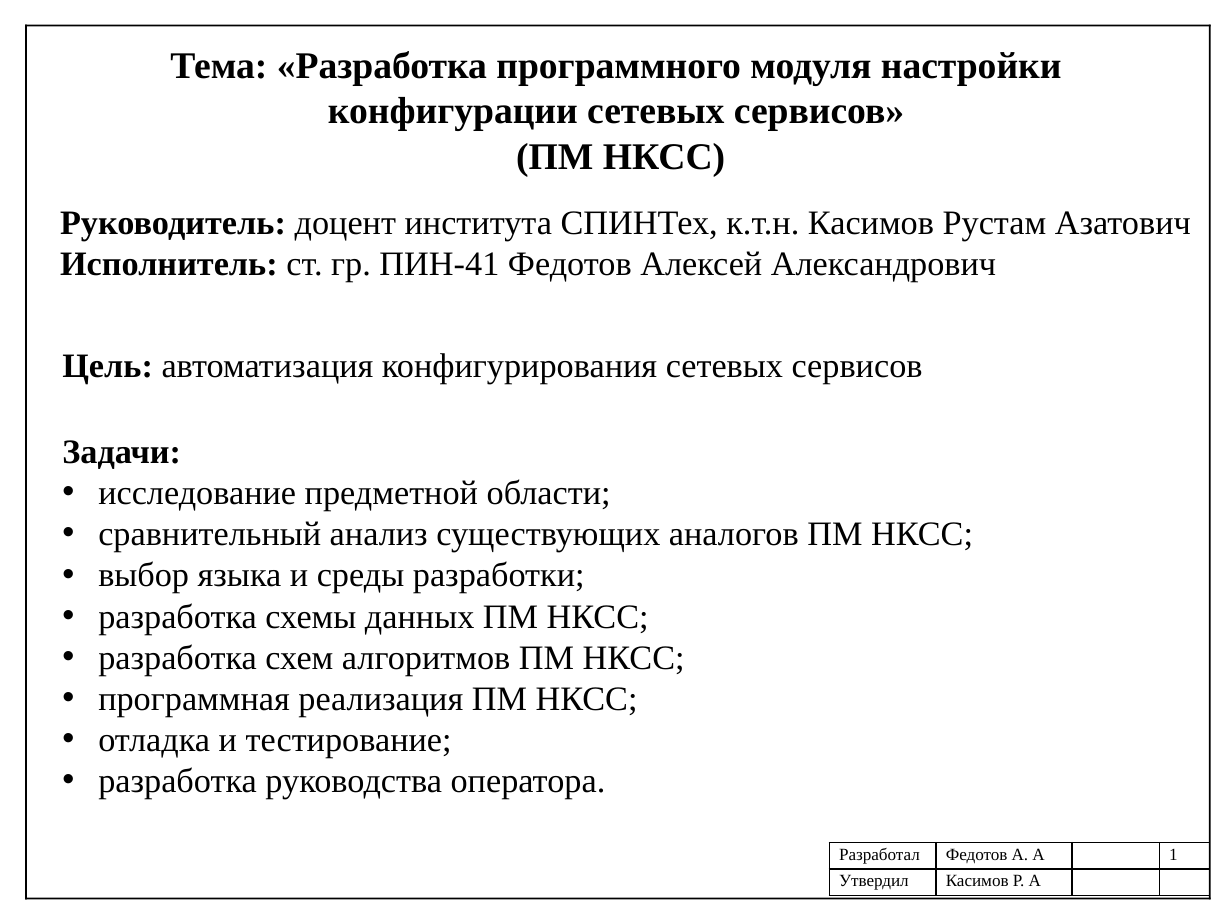
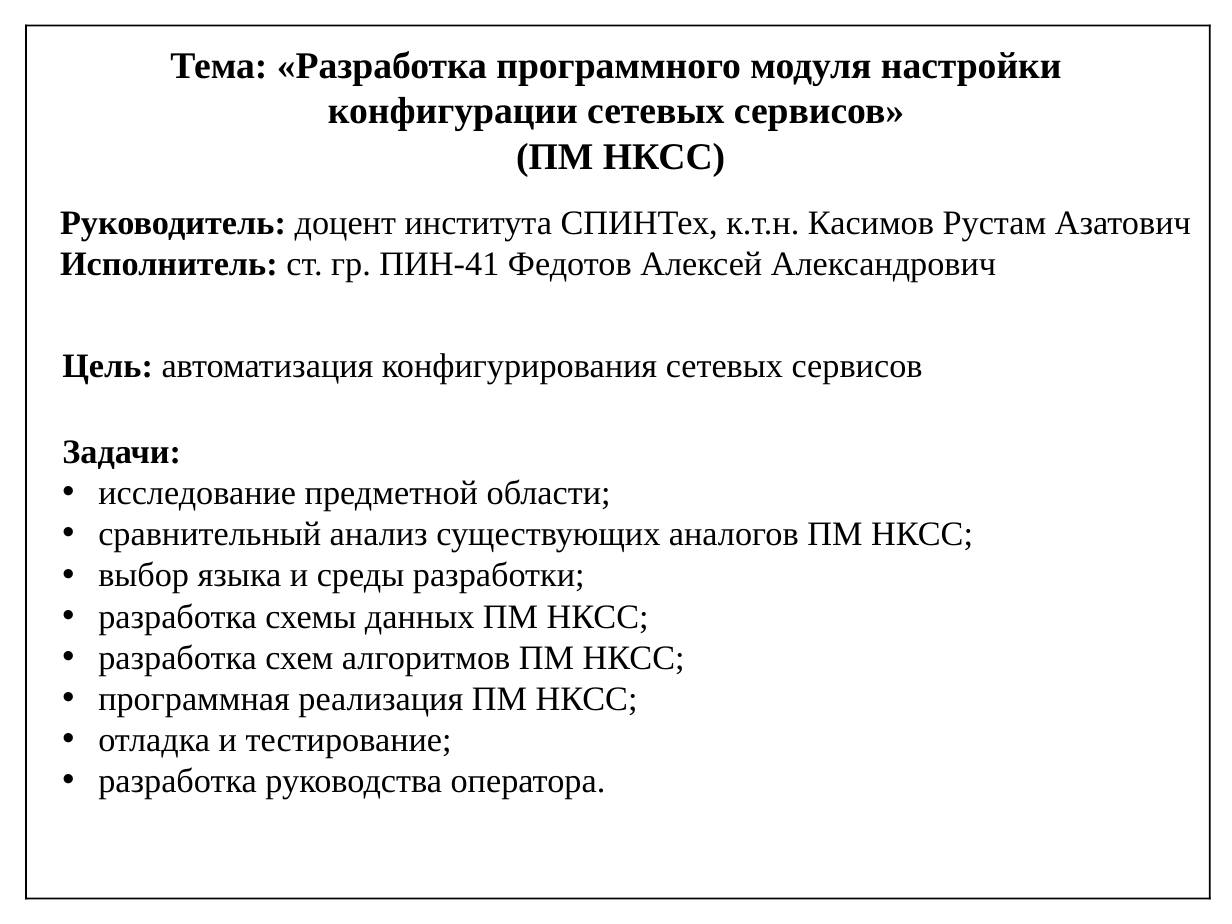
Before and after one commit to Shurpumpel/diplom, a slide deck: slide 1 of предзащита/Федотов_ПИН-41_Презентация.pptx. Drawn at 1232x924 pixels with LibreOffice and Linux fonts; fonts in the diff are those of the drawing. Boxes give left, top, right and bottom in pixels: in the first picture for what was removed or moved away, otherwise in the second. Text is boxed around its words. In the diff, an @@ line names an element or a change of style, - is before the commit and + after.

```diff
--- a/предзащита/Федотов_ПИН-41_Презентация.pptx
+++ b/предзащита/Федотов_ПИН-41_Презентация.pptx
@@ table removed at (x1=829, y1=843, x2=1210, y2=898), 2 rows, 4 columns @@
-Разработал | Федотов А. А |  | 1
-Утвердил | Касимов Р. А |  | 
```
Also in this commit, not shown: 8 other slides changed, 1 slide added, 1 slide removed, 4 other files.
